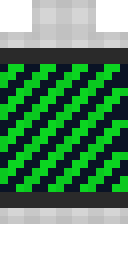
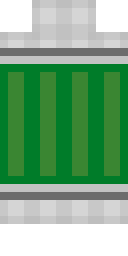
Layers edited between the first and the second 128 × 256 image:
added layer "upRooms" above "upShields" over [left=0, top=48, right=128, bottom=200]
hid "protComb" over [left=0, top=48, right=128, bottom=208]
